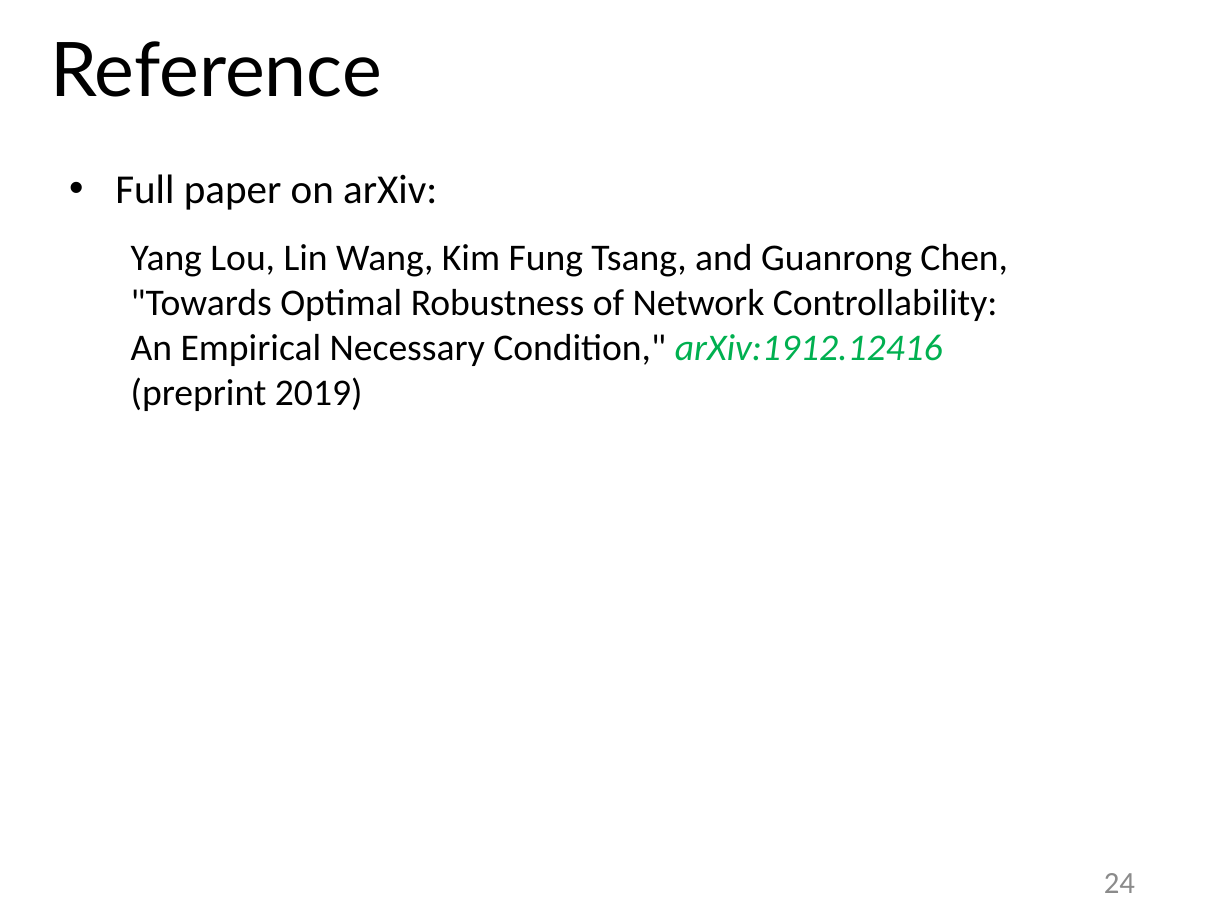
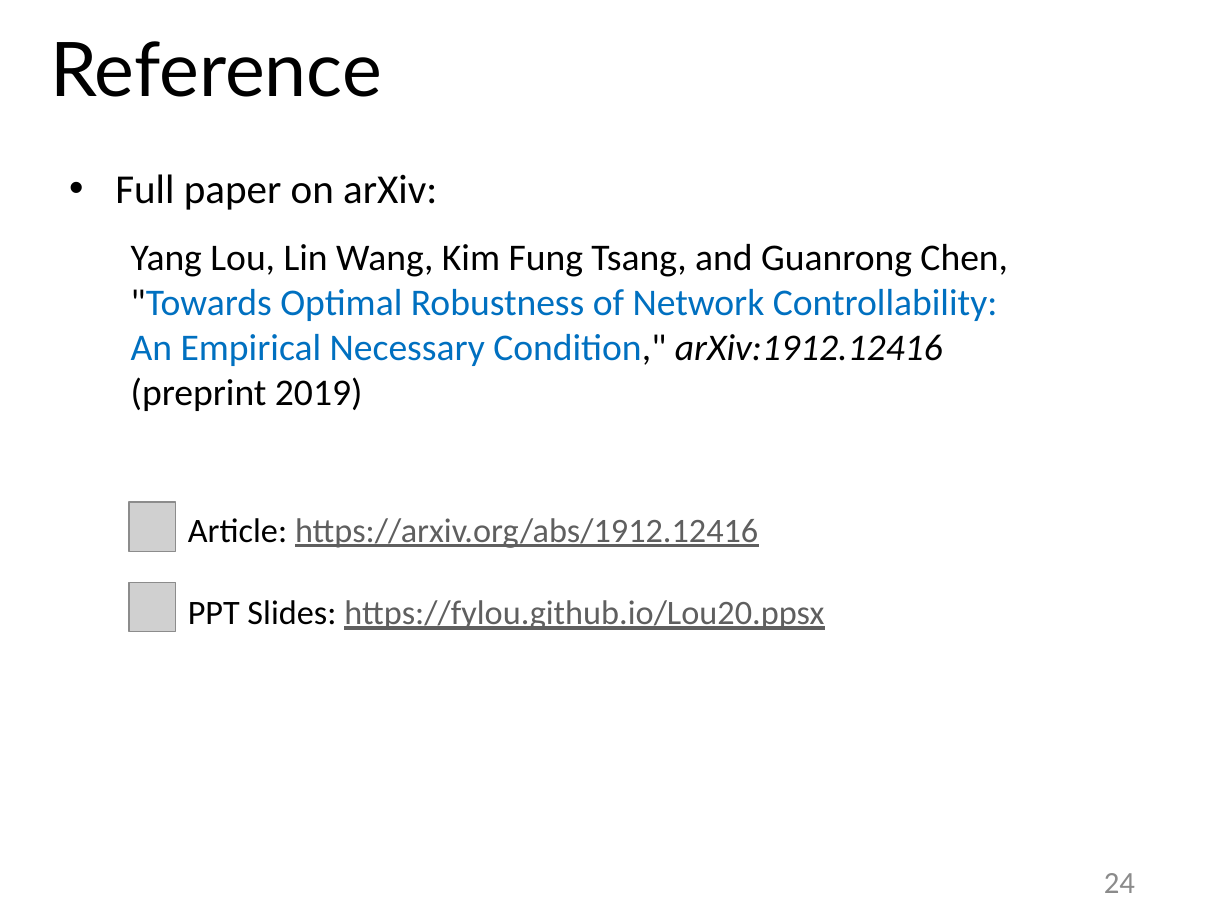
Before and after one commit to ylou-nycu/fylou.github.io, a slide deck: slide 24 of Lou20.ppsx. Drawn at 1232x924 pixels with LibreOffice and Linux fonts; fonts in the diff are those of the drawing; grey boxes stand for pictures. Boxes give left, top, right and bottom in pixels: in the first picture for what was removed or moved away, otherwise in the second. Text is boxed around its words. In the diff, an @@ line names an element or a change of style, - is before the commit and + after.

```diff
--- a/Lou20.ppsx
+++ b/Lou20.ppsx
@@ text at (x1=131, y1=244, x2=1008, y2=411): text colour #000000 to #0070C0 in ""Towards Optimal Robustness of Network Controllability: An ..."; text colour #00B050 to #000000 in "arXiv:1912.12416" @@
@@ picture added at (x1=129, y1=501, x2=176, y2=551) @@
@@ text added at (x1=188, y1=518, x2=824, y2=630), 20 pt, text #5F5F5F, underline @@
+Article: https://arxiv.org/abs/1912.12416
+PPT Slides: https://fylou.github.io/Lou20.ppsx
@@ picture added at (x1=129, y1=583, x2=176, y2=632) @@
```
Also in this commit, not shown: 6 slides removed.
